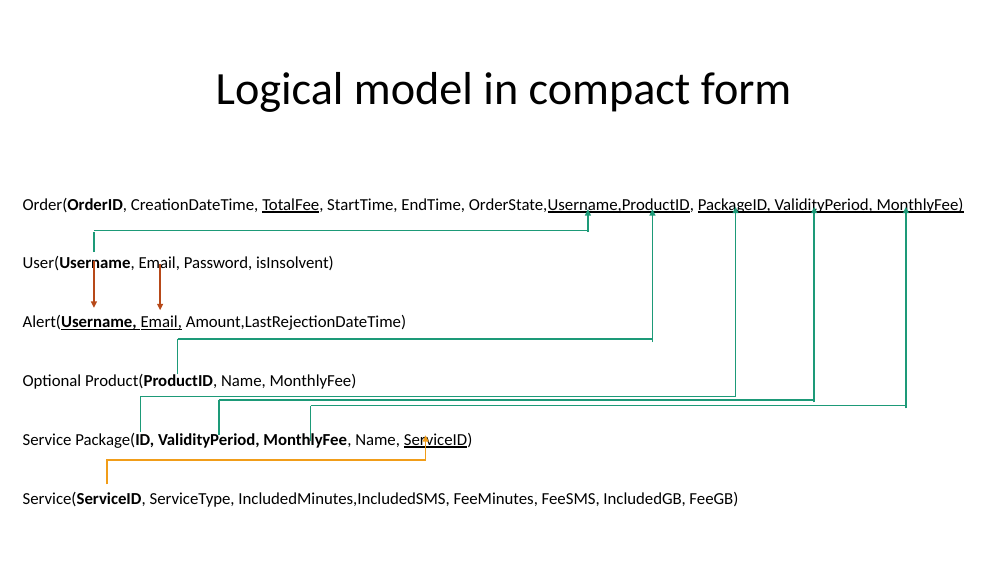
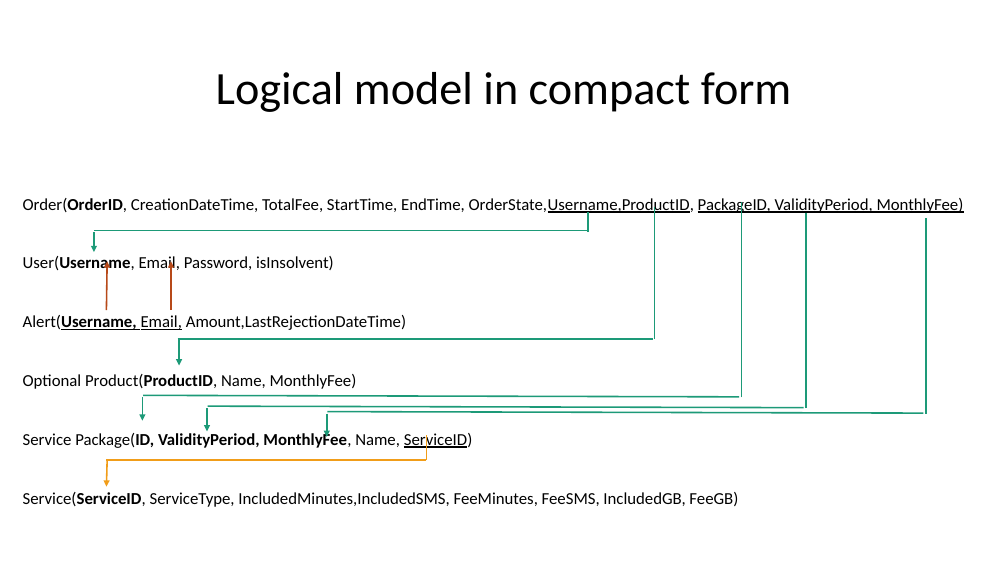
Before and after one commit to priscia99/databases-2-project, a slide deck: slide 1 of Deliverables/Relational Model.pptx. Drawn at 1008x567 pixels with LibreOffice and Linux fonts; fonts in the diff are those of the drawing. Boxes give left, top, right and bottom in pixels: in the first picture for what was removed or moved away, otherwise in the second. Text is boxed around its words. In the diff, an @@ line names an element or a change of style, - is before the commit and + after.

```diff
--- a/Deliverables/Relational Model.pptx
+++ b/Deliverables/Relational Model.pptx
@@ subtitle at [23,198,964,214]: underline off in "TotalFee," @@
@@ arrow moved from (653, 343) - (653, 209) to (655, 340) - (655, 207) @@
@@ arrow (655, 340) - (655, 207): arrow to line @@
@@ arrow moved from (736, 396) - (736, 207) to (742, 398) - (742, 202) @@
@@ arrow (742, 398) - (742, 202): arrow to line @@
@@ line moved from (94, 252) - (94, 232) to (94, 232) - (94, 252) @@
@@ line (94, 232) - (94, 252): line to arrow @@
@@ arrow (588, 232) - (588, 212): arrow to line @@
@@ arrow moved from (814, 402) - (814, 207) to (806, 408) - (806, 212) @@
@@ arrow (806, 408) - (806, 212): arrow to line @@
@@ arrow moved from (906, 408) - (906, 207) to (926, 414) - (926, 219) @@
@@ arrow (926, 414) - (926, 219): arrow to line @@
@@ arrow moved from (94, 262) - (94, 308) to (107, 310) - (107, 262) @@
@@ arrow moved from (160, 264) - (160, 310) to (171, 310) - (171, 262) @@
@@ line moved from (178, 374) - (178, 340) to (179, 340) - (179, 365) @@
@@ line (179, 340) - (179, 365): line to arrow @@
@@ line moved from (141, 432) - (141, 396) to (142, 398) - (142, 420) @@
@@ line (142, 398) - (142, 420): line to arrow @@
@@ line moved from (140, 396) - (736, 396) to (143, 395) - (740, 397) @@
@@ line moved from (219, 436) - (219, 400) to (207, 408) - (207, 432) @@
@@ line (207, 408) - (207, 432): line to arrow @@
@@ line moved from (219, 400) - (814, 400) to (208, 406) - (804, 408) @@
@@ line moved from (311, 406) - (907, 406) to (327, 411) - (924, 413) @@
@@ line moved from (311, 442) - (311, 406) to (327, 414) - (327, 437) @@
@@ line (327, 414) - (327, 437): line to arrow @@
@@ line moved from (107, 485) - (107, 460) to (426, 461) - (426, 436) @@
@@ arrow moved from (426, 460) - (426, 436) to (107, 461) - (107, 487) @@
```
